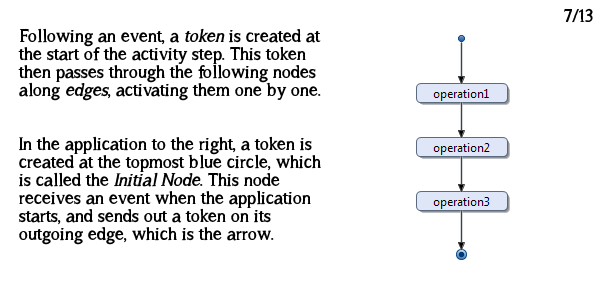
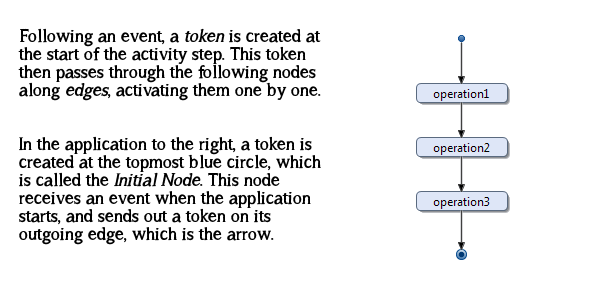
Two versions of the same layered image (600×300). Layer-by-layer changes:
painted on "7/13" over [564, 8, 593, 23]
